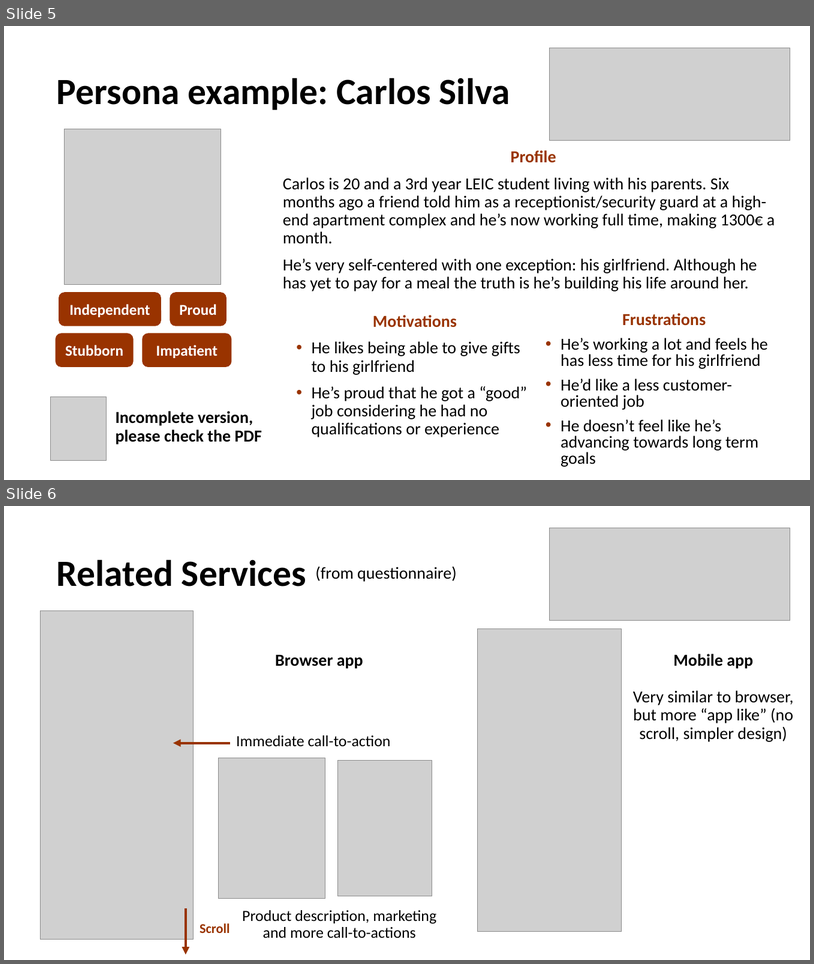
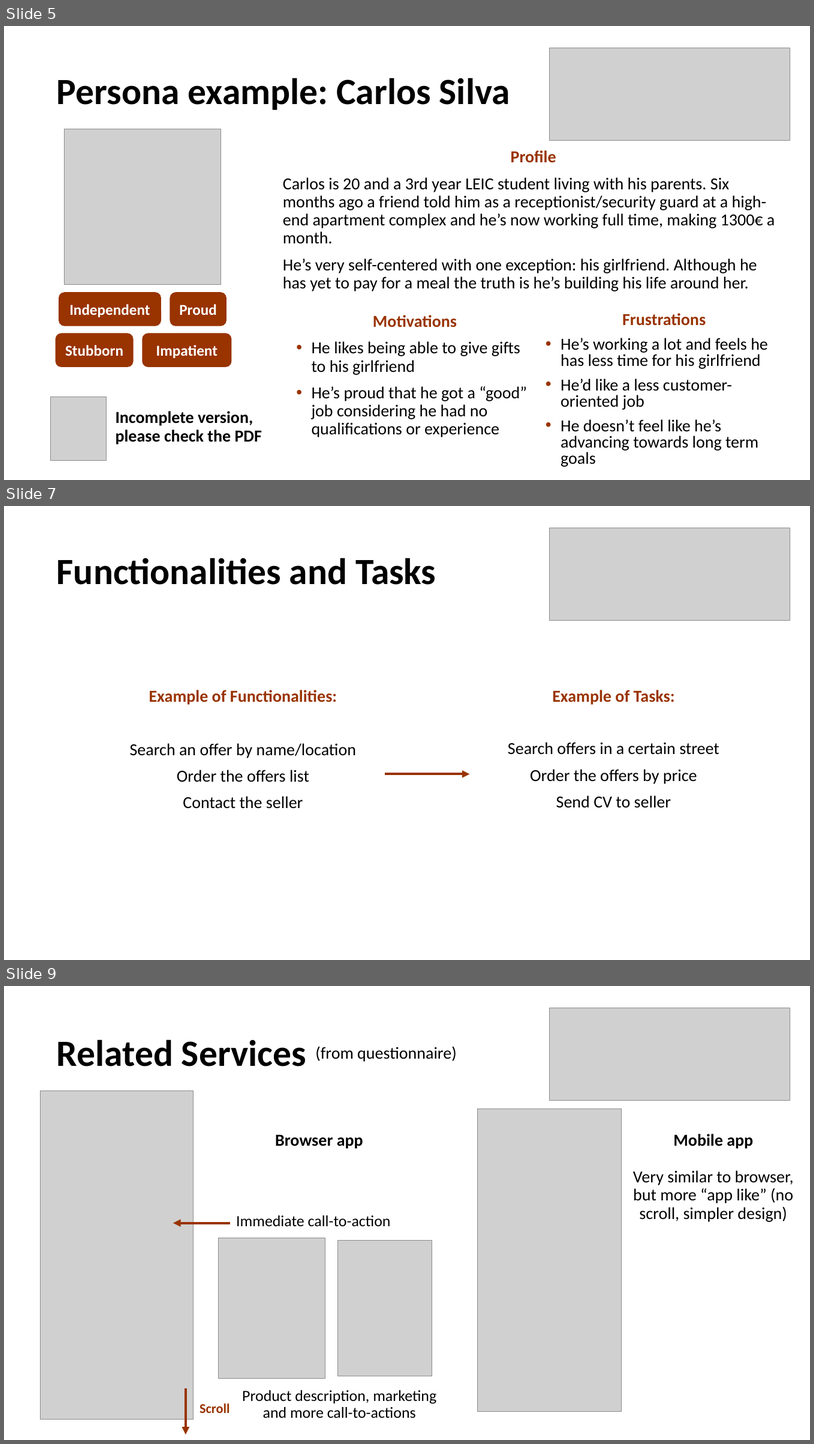
Before and after one commit to guilhermewastaken/HCI, a slide deck: IPC.pptx. Shown one above the other, each under a label of ours: slides 5 and 6 before the commit, slides 5, 7 and 9 after it; the slides between them are not shown. The pictures are 814x964 and 814x1444 pixels, drawn with LibreOffice and Linux fonts; fonts in the diff are those of the drawing; grey boxes stand for pictures. Boxes give left, top, right and bottom in pixels: in the first picture for what was removed or moved away, otherwise in the second. Text is boxed around its words. In the diff, an @@ line names an element or a change of style, - is before the commit and + after.

Commit message:
Added Activity Scen. + Usability Req. + Func. and Tasks

```diff
--- a/IPC.pptx
+++ b/IPC.pptx
@@ slide 7 added at [4, 506, 810, 960], background #FFFFFF @@
@@ picture added at [549, 528, 791, 621] @@
@@ text added at [57, 558, 436, 585], 44 pt, text #000000, bold @@
+Functionalities and Tasks
@@ text added at [130, 690, 356, 808], 20 pt, text #000000 @@
+Example of Functionalities:
+Search an offer by name/location
+Order the offers list
+Contact the seller
@@ text added at [508, 690, 720, 808], 20 pt, text #000000 @@
+Example of Tasks:
+Search offers in a certain street
+Order the offers by price
+Send CV to seller
@@ arrow added from (385, 774) to (470, 774), #993300 3 pt @@
@@ what was slide 6 is now slide 9 @@
```
Also in this commit, not shown: 2 other slides added.
